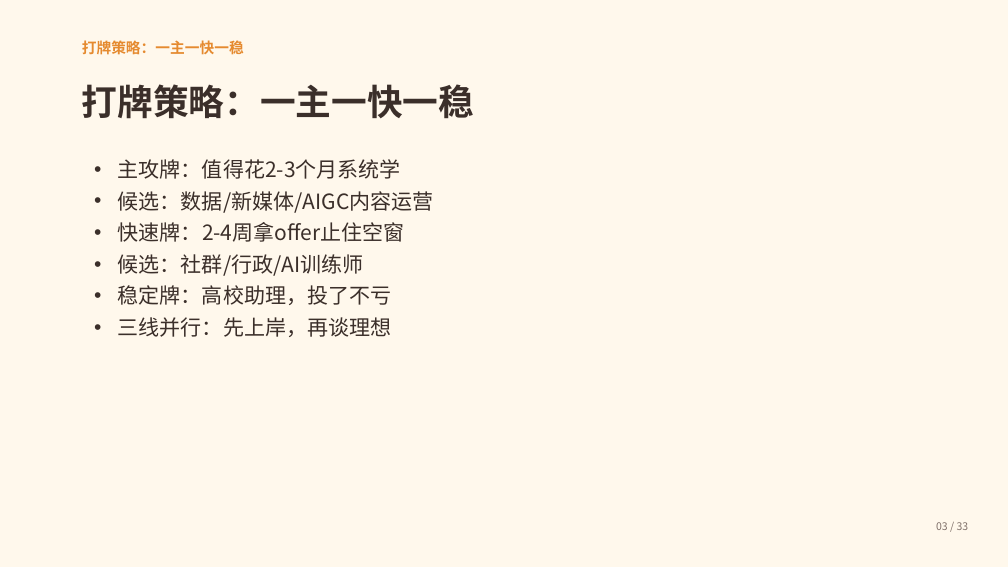
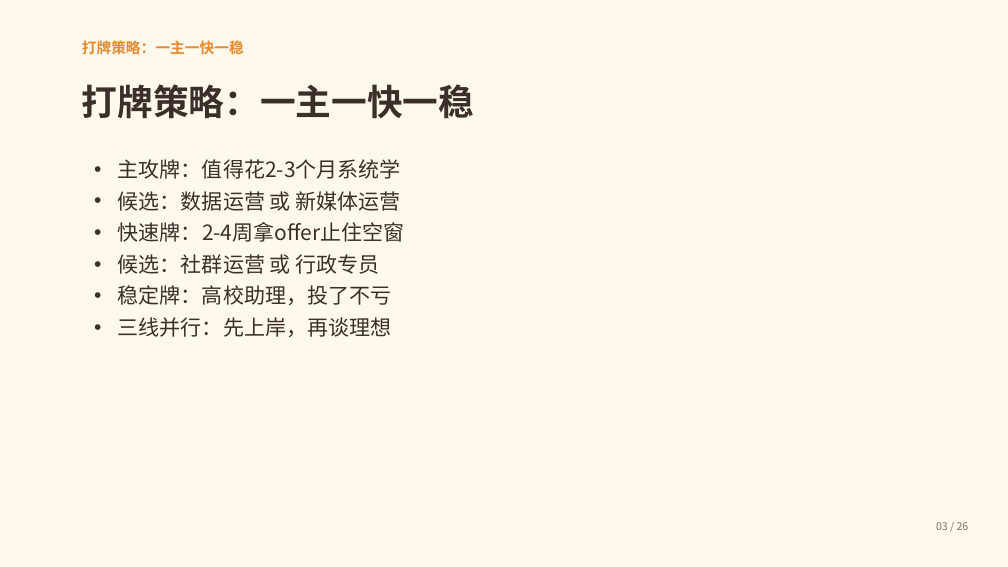
Before and after one commit to Honglixi99/Honglixi99.github.io, a slide deck: slide 3 of static/lulu/ppt/career-guide.pptx. Drawn at 1008x567 pixels with LibreOffice and Linux fonts; fonts in the diff are those of the drawing. Boxes give left, top, right and bottom in pixels: in the first picture for what was removed or moved away, otherwise in the second. Text is boxed around its words. In the diff, an @@ line names an element or a change of style, - is before the commit and + after.

```diff
--- a/static/lulu/ppt/career-guide.pptx
+++ b/static/lulu/ppt/career-guide.pptx
@@ text at <box>118,191,401,211</box>: text changed @@
-• 候选：数据/新媒体/AIGC内容运营
+• 候选：数据运营 或 新媒体运营
@@ text at <box>118,254,380,274</box>: text changed @@
-• 候选：社群/行政/AI训练师
+• 候选：社群运营 或 行政专员
@@ text at <box>936,522,969,530</box>: text changed @@
-03 / 33
+03 / 26
```
Also in this commit, not shown: 25 other slides changed, 7 slides removed, 6 other files.
